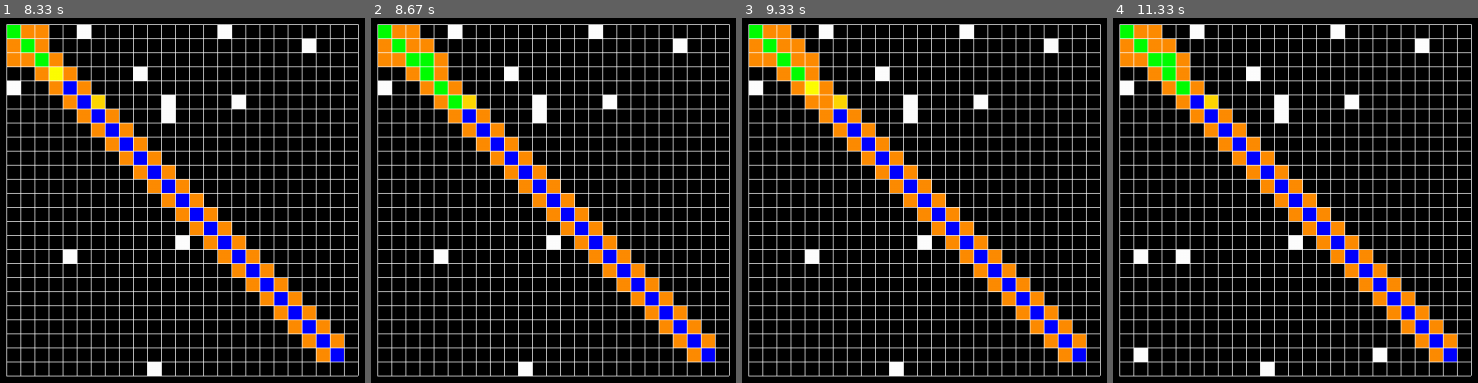
Above: before the commit, frames 1-4 (left to right).
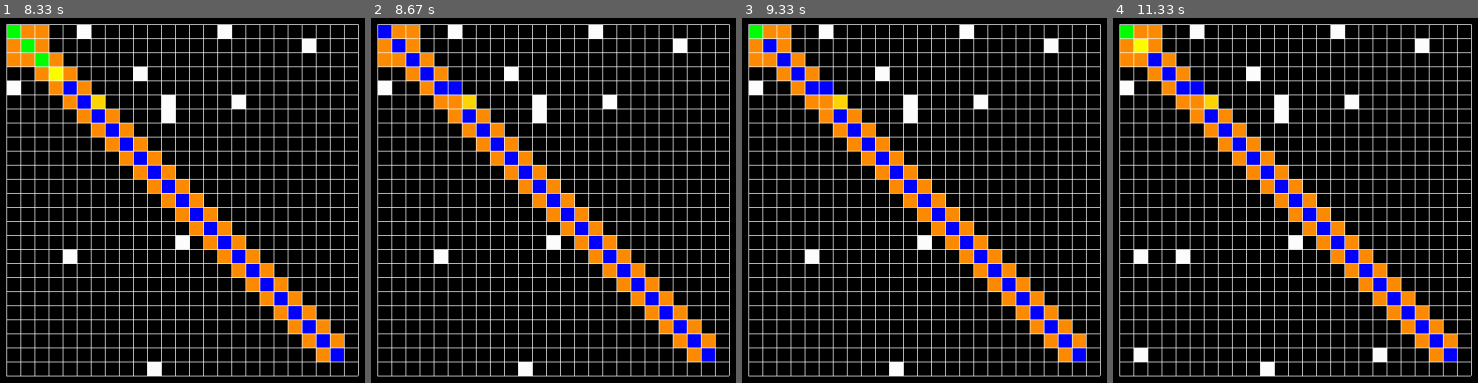
Above: after the commit, the same moments.

Repository: Elfikk/PathFindingVisualisation
Game: pygame game, started from main.py
Same seed, same stepped clock (60 frames per second), same inputs: the game is played once before the commit and once after it.
Inputs (mouse positions are in pixels of both pictures, inside the frame that each line leads up to):
- Up to frame 1 (8.33 s): tap Space at 0.33, 7.97, 8.27 s; click (229, 94) at 3.28 s; click (14, 87) at 3.62 s; click (65, 247) at 3.95 s; right-click (94, 101) at 4.28 s; click (83, 28) at 4.62 s; click (146, 288) at 4.95 s; click (160, 109) at 5.28 s; click (160, 105) at 5.62 s; click (219, 36) at 5.95 s; click (182, 237) at 6.28 s; click (138, 65) at 6.62 s; click (149, 372) at 6.95 s; click (302, 47) at 7.28 s; click (135, 284) at 7.62 s
- Up to frame 2 (8.67 s): no input
- Up to frame 3 (9.33 s): click (1004, 350) at 8.78 s; click (771, 357) at 9.12 s
- Up to frame 4 (11.33 s): click (1142, 251) at 9.45 s; tap Space at 9.8, 10.1, 10.87, 11.17 s

Frame 1 is identical in both runs. In frame 2, 1.5% of the frame differs, in the area x 1-25%, y 1-25%; in frame 3, 1.0%; in frame 4, 1.3%.

Commit message:
Fixed Reversing Bug

Diff:
--- a/Heap.py
+++ b/Heap.py
@@ -149,6 +149,76 @@
     def __len__(self):
         return len(self.nodes)
 
+    def remove_by_data(self, data, data_index = None):
+
+        subset = self.data
+        if data_index != None:
+            subset = [x[data_index] for x in self.data]
+
+        index = None
+        length = len(subset)
+        i = 0
+        while i < length and index == None:
+            if subset[i] == data:
+                index = i
+            i += 1
+
+        if index == None:
+            raise IndexError("No data.")
+
+        extreme_value = self.nodes[-1]
+
+        self.swap(index, -1)
+
+        self.data = self.data[:-1]
+        self.nodes = self.nodes[:-1]
+
+        # print(index)
+
+        extreme_index = index
+        children_indices = self.child_indices(extreme_index)
+
+        # print(children_indices)
+
+        stop = False #When no swaps made, can stop earlier.
+
+        # print(self.nodes)
+        # print(self.data)
+
+        while len(children_indices) > 1 and stop == False:
+
+            stop = True
+            left_index, right_index = children_indices
+            left, right = self.nodes[left_index], self.nodes[right_index]
+
+            if left < right:
+                if left < extreme_value:
+                    # print(1)
+                    self.swap(left_index, extreme_index)
+                    extreme_index = left_index
+                    stop = False
+            else:
+                if right < extreme_value:
+                    # print(2)
+                    self.swap(right_index, extreme_index)
+                    extreme_index = right_index
+                    stop = False
+
+            children_indices = self.child_indices(extreme_index)
+
+            # print(self.nodes)
+            # print(self.data)
+
+
+        if len(children_indices) == 1:
+            # print(3)
+            if extreme_value > self.nodes[children_indices[0]]:
+                self.swap(extreme_index, children_indices[0])
+
+        # print(self.nodes)
+        # print(self.data)
+
+
 if __name__ == "__main__":
     #I should just write unit tests - automation is nice...
     #Actually definitely - Ive written 13 tests abd adding more and checking
@@ -207,3 +277,8 @@
     n = Min_Heap([1,2,5,3,6,8,10,4,7,9])
     n.insert(0) #Expected [0,1,5,3,2,8,10,4,7,9,6]
     print("n:", n.nodes) #Passed.
+
+    # o = Min_Heap([0,1,2,3,4,5], data = ["a", "b", "c", "d", "e", "f"])
+    # print(o.nodes, o.data)
+    # o.remove_by_data("a")
+    # print("Post-op:", o.nodes, o.data)
--- a/a_star_algo.py
+++ b/a_star_algo.py
@@ -38,7 +38,10 @@
                 if neighbour_pos in g:
                     neighbour_prev_cost = g[neighbour_pos] + h[neighbour_pos]
                     if neighbour_prev_cost > neighbour_g:
-                        pass
+                        #Need to get rid of the node of the neighbour in the open set and replace it with a new one.
+                        open_set.remove_by_data(neighbour_pos, 0)
+                        neighbour_cost = neighbour_g + h[neighbour_pos]
+                        open_set.insert(neighbour_cost, (neighbour_pos, pos))
                 else:
                     neighbour_cost = neighbour_g + h[neighbour_pos]
                     open_set.insert(neighbour_cost, (neighbour_pos, pos))
@@ -99,7 +102,9 @@
         if neighbour_pos in g:
             neighbour_prev_cost = g[neighbour_pos] + h[neighbour_pos]
             if neighbour_prev_cost > neighbour_g:
-                pass
+                open_set.remove_by_data(neighbour_pos, 0)
+                neighbour_cost = neighbour_g + h[neighbour_pos]
+                open_set.insert(neighbour_cost, (neighbour_pos, pos))
         else:
             neighbour_cost = neighbour_g + h[neighbour_pos]
             open_set.insert(neighbour_cost, (neighbour_pos, pos))
--- a/main.py
+++ b/main.py
@@ -1,9 +1,8 @@
 import pygame
-from Grid import Tile, generate_grid, draw_grid
+from Grid import generate_grid, draw_grid
 from Graph import initialise_grid_graph
 from Interface import Intermediate
 from a_star_algo import a_star_setup, visit_next_node, mark_neighbour
-from Heap import Min_Heap
 
 #pygame setup
 pygame.init()
@@ -118,13 +117,16 @@
                 window_update(screen, clock, background_colour, grid_colour, \
                               columns, rows, x_min, y_min, interval)
 
-            path = [target]
-            prev = target
-            while prev != start:
-                prev = closed_set[prev][0]
-                adapter.change_status(prev, "on_path")
-                window_update(screen, clock, background_colour, grid_colour, \
-                              columns, rows, x_min, y_min, interval)
+            if neighbours == None:
+                path = [target]
+                prev = target
+                while prev != start:
+                    prev = closed_set[prev][0]
+                    adapter.change_status(prev, "on_path")
+                    window_update(screen, clock, background_colour, grid_colour, \
+                                columns, rows, x_min, y_min, interval)
+
+            print("No possible path.")
 
     window_update(screen, clock, background_colour, grid_colour, \
                               columns, rows, x_min, y_min, interval)
--- a/test_heap.py
+++ b/test_heap.py
@@ -112,5 +112,43 @@
         self.assertEqual(priority, 0)
         self.assertEqual(data, "a")
 
+    def test_remove_by_data_last_item(self):
+        #Removing last item, no swaps.
+        nodes = [0,1,5,3,2,8,10,4,7,9,6]
+        j = Min_Heap(nodes, data = nodes[::-1])
+        j.remove_by_data(0)
+        self.assertEqual(j.nodes, [0,1,5,3,2,8,10,4,7,9])
+        self.assertEqual(j.data, [1,5,3,2,8,10,4,7,9,6][::-1])
+
+    def test_remove_by_data_root(self):
+        #Removing the root should act like popping.
+        nodes = [0, 1, 2, 3, 4, 5]
+        data = ["a", "b", "c", "d", "e", "f"]
+        k = Min_Heap(nodes, data)
+        k2 = Min_Heap(nodes.copy(), data.copy())
+        k.pop()
+        k2.remove_by_data("a")
+        self.assertEqual(k.data, k2.data)
+        self.assertEqual(k.nodes, k2.nodes)
+
+    def test_remove_by_data_mid_tree(self):
+        #Removing an item inside the heaps binary tree.
+        nodes = [0, 1, 2, 3, 4, 5]
+        data = ["a", "b", "c", "d", "e", "f"]
+        l = Min_Heap(nodes, data)
+        l.remove_by_data("b")
+        self.assertEqual(l.data, ["a", "d", "c", "f", "e"])
+        self.assertEqual(l.nodes, [0,3,2,5,4])
+
+    def test_remove_by_data_with_index(self):
+        #Removing an item from the tree, specifying the data in the 0th index
+        #of the data of the heap.
+        nodes = [0, 1, 2, 3, 4, 5]
+        data = [("a", 0), ("b", 1), ("c",2), ("d",3), ("e",4), ("f",5)]
+        l = Min_Heap(nodes, data)
+        l.remove_by_data("b", 0)
+        self.assertEqual(l.data, [('a', 0), ('d', 3), ('c', 2), ('f', 5), ('e', 4)])
+        self.assertEqual(l.nodes, [0,3,2,5,4])
+
 if __name__ == "__main__":
     unittest.main()
